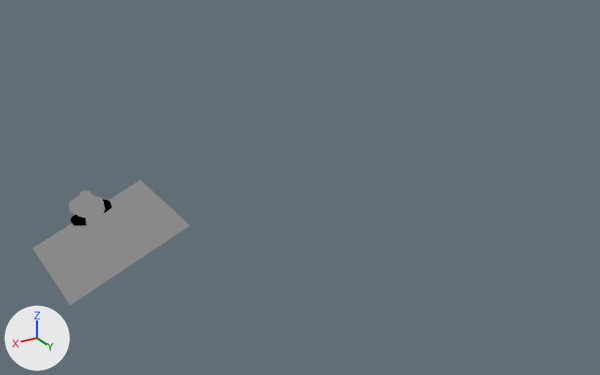
A saved change to the Blender file models/bowsersfuckingflyingfortress.blend.
Camera for both pictures: a 50 mm lens placed at (212.0, 715.0, 332.0), pointed at (-218.0, -3.0, -27.0). The axes (+X, +Y, +Z) are drawn at lower left. The lights are the same throughout.

The first picture shows 'nocol.003', 'op.002'.
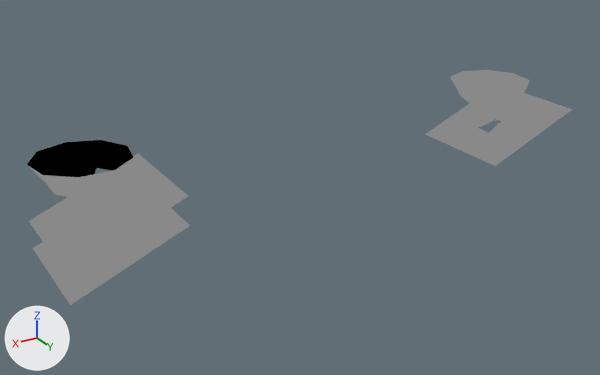
Boxes [x1, y1, x2, y2] around the edits, measured in the pictures (600 x 375 px):
'nocol.002', shown: after [27, 140, 188, 276]
'nocol.001', shown: after [426, 70, 573, 166]
'nocol.005', added: after [61, 199, 112, 226]
    faces in mat_grass_002 (its picture is missing): [61, 199, 112, 218]
    faces in mat_dirt_001 (its picture is missing): [63, 213, 86, 226]

The change, as a diff of the scene's bpy script:
```diff
--- a/models/bowsersfuckingflyingfortress.blend.py
+++ b/models/bowsersfuckingflyingfortress.blend.py
@@ me_plane_005_1 @@
+me_plane_005_1.from_pydata(...)  # 61 vertices, 44 faces, 2 loose edges; spans x -6.1..41.1, y -24.4..22.2, z -9.8..7.8
+# faces by material slot: [29, 10, 5]
+me_plane_005_1.materials.append(mat_grass_002)  # its picture is missing
+me_plane_005_1.materials.append(mat_fortress_003)  # its picture is missing
+me_plane_005_1.materials.append(mat_dirt_001)  # its picture is missing
@@ ob_nocol_001 @@
 ob_nocol_001.location = (-500.0, 0.0, 0.0)
-ob_nocol_001.hide_set(True)
@@ ob_nocol_002 @@
 ob_nocol_002.location = (0.0, 0.0, 0.0)
-ob_nocol_002.hide_set(True)
@@ ob_nocol_005 @@
+ob_nocol_005 = bpy.data.objects.new('nocol.005', me_plane_005_1)
+ob_nocol_005.parent = ob_c
+ob_nocol_005.location = (0.0, 0.0, 0.0)
```
